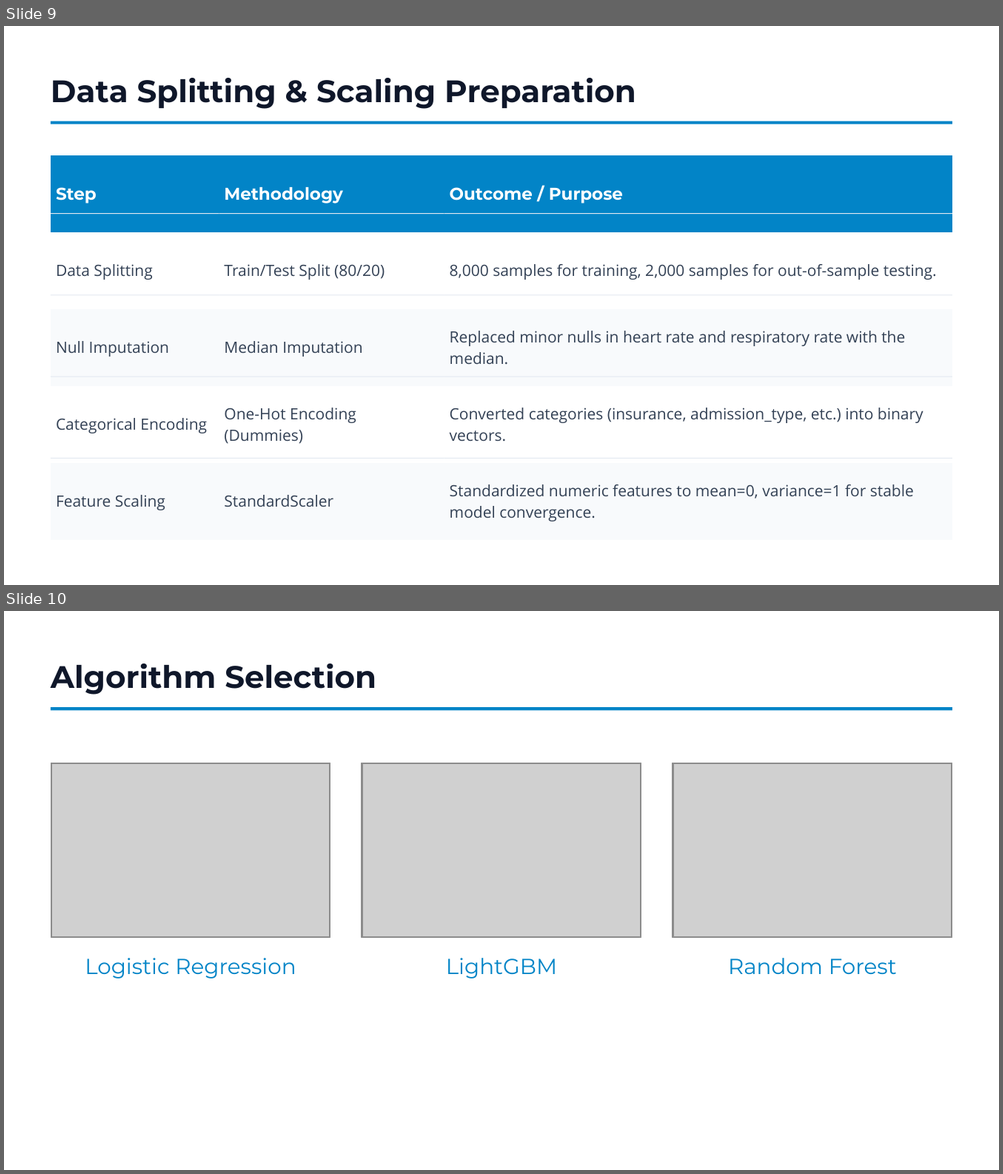
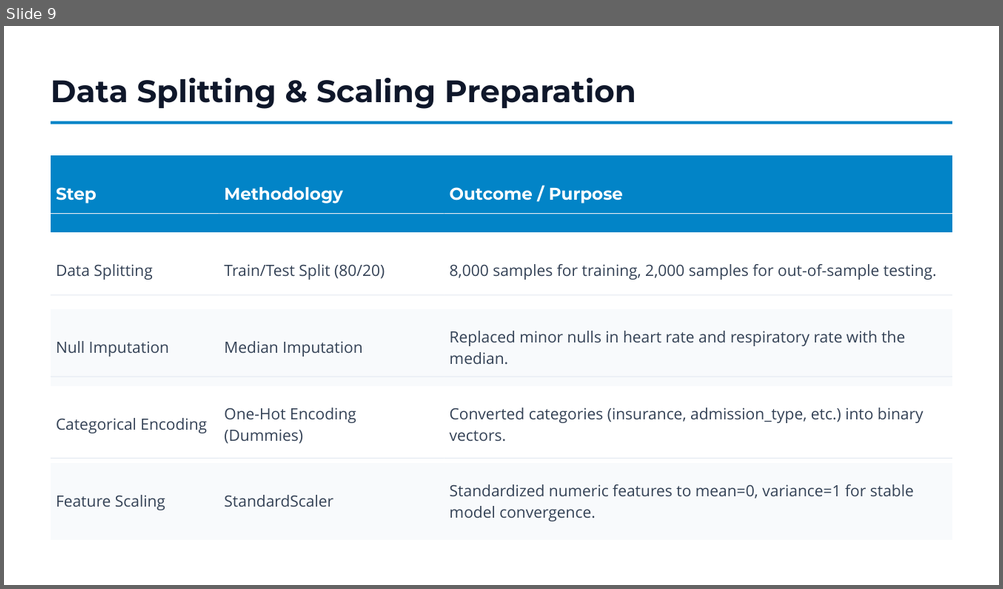
Before and after one commit to vizcayal/ai-on-healthcare, a slide deck: hw5/MIMIC-III ML Pipeline.pptx. Shown one above the other, each under a label of ours: slides 9 and 10 before the commit, slide 9 after it. The pictures are 1003x1174 and 1003x589 pixels, drawn with LibreOffice and Linux fonts; fonts in the diff are those of the drawing; grey boxes stand for pictures; background and template pictures are left out. Boxes give left, top, right and bottom in pixels: in the first picture for what was removed or moved away, otherwise in the second. Text is boxed around its words. In the diff, an @@ line names an element or a change of style, - is before the commit and + after.

```diff
--- a/hw5/MIMIC-III ML Pipeline.pptx
+++ b/hw5/MIMIC-III ML Pipeline.pptx
@@ slide 10 removed at (4, 611, 999, 1170), background picture (left out) @@
@@ text removed at (51, 664, 376, 695) @@
-Algorithm Selection
@@ rectangle removed at (51, 707, 951, 710) @@
@@ picture removed at (51, 763, 330, 938) @@
@@ picture removed at (52, 764, 330, 937) @@
@@ picture removed at (361, 763, 641, 938) @@
@@ picture removed at (362, 764, 640, 937) @@
@@ picture removed at (672, 763, 952, 938) @@
@@ picture removed at (673, 764, 951, 937) @@
@@ text removed at (85, 958, 296, 979) @@
-Logistic Regression
@@ text removed at (446, 958, 557, 979) @@
-LightGBM
@@ text removed at (728, 958, 896, 974) @@
-Random Forest
```
Also in this commit, not shown: 4 slides changed, 2 slides added, 2 other files.
